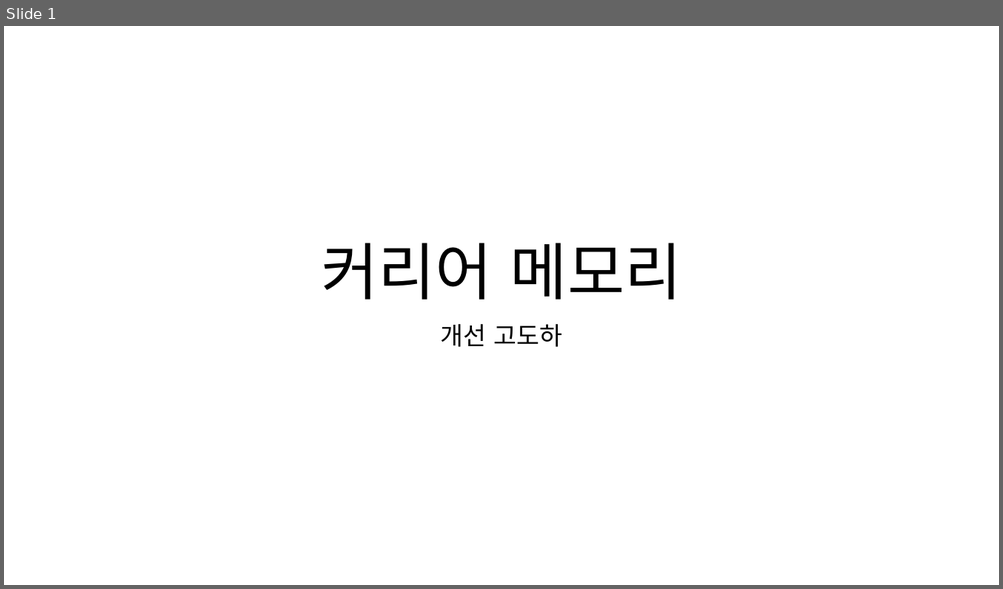
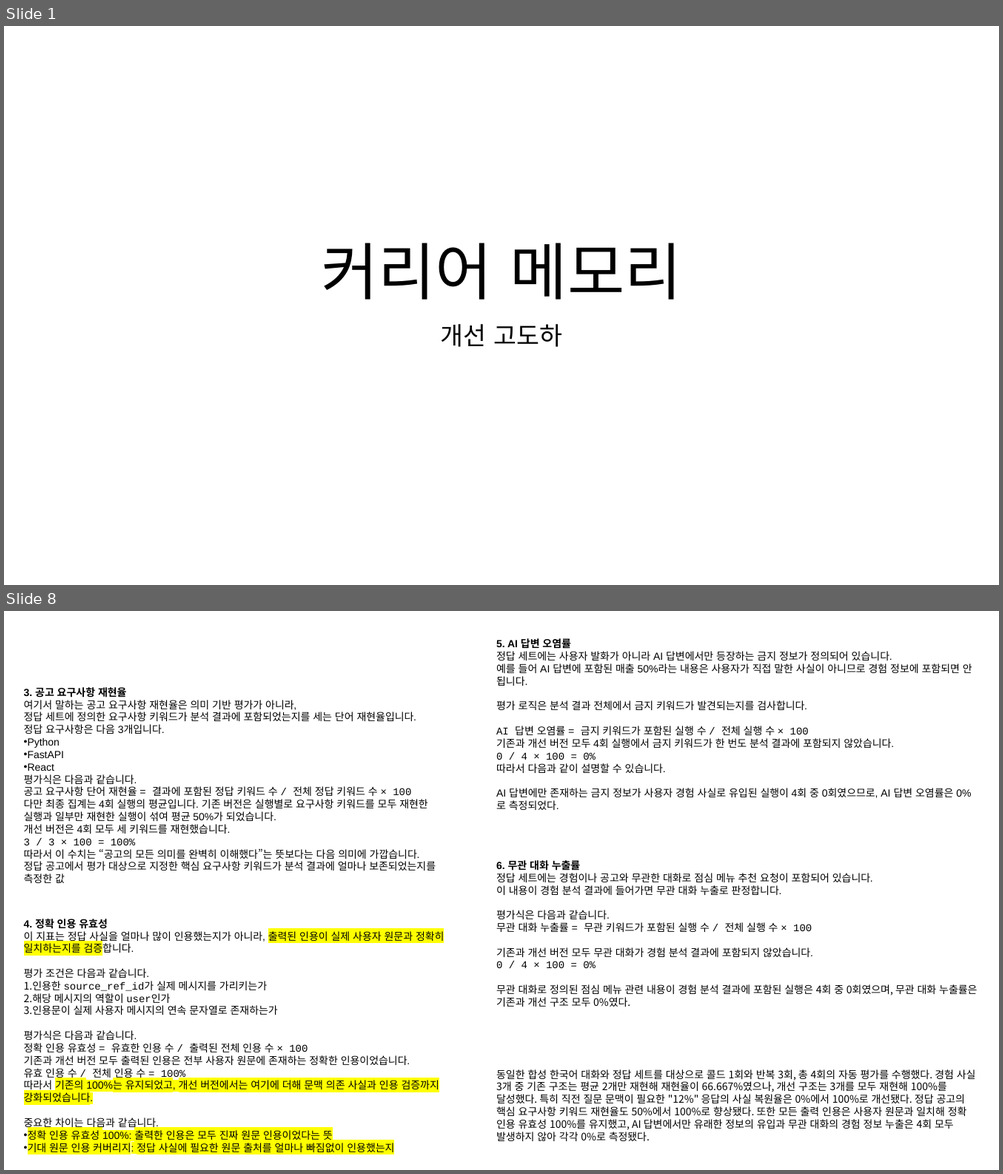
Before and after one commit to hamhj7694/CareerMemory_langchain_rag, a slide deck: 포트폴리오 및 기타 raw 자료/커리어 메모리 개선 및 고도화.pptx. Shown one above the other, each under a label of ours: slide 1 before the commit, slides 1 and 8 after it; the slides between them are not shown. The pictures are 1003x589 and 1003x1174 pixels, drawn with LibreOffice and Linux fonts; fonts in the diff are those of the drawing. Boxes give left, top, right and bottom in pixels: in the first picture for what was removed or moved away, otherwise in the second. Text is boxed around its words. In the diff, an @@ line names an element or a change of style, - is before the commit and + after.

Commit message:
feat: 기술·수치 정규화와 원문 근거 기반 매칭 강화
- 기술 별칭, 관련 기술, 미등록 기술을 구분해 원문과 함께 보존
- 정량 지표를 원문에서 추출하고 결정론적으로 검증
- 임베딩은 후보 검색에만 사용하고 명시적 조건으로 최종 판정
- 경험·공고 스키마와 DB에 구조화 필드 추가
- 안전한 백필 도구와 정답 세트 평가 지표 추가
- 회귀 테스트 및 성능 벤치마크 갱신

```diff
--- a/포트폴리오 및 기타 raw 자료/커리어 메모리 개선 및 고도화.pptx
+++ b/포트폴리오 및 기타 raw 자료/커리어 메모리 개선 및 고도화.pptx
@@ slide 8 added at box(4, 611, 999, 1170), background #FFFFFF @@
@@ text added at box(496, 638, 972, 810), 10 pt, text #000000 @@
+5. AI 답변 오염률
+정답 세트에는 사용자 발화가 아니라 AI 답변에서만 등장하는 금지 정보가 정의되어 있습니다.
+예를 들어 AI 답변에 포함된 매출 50%라는 내용은 사용자가 직접 말한 사실이 아니므로 경험 정보에 포함되면 안 됩니다.
+평가 로직은 분석 결과 전체에서 금지 키워드가 발견되는지를 검사합니다.
+AI 답변 오염률 = 금지 키워드가 포함된 실행 수 / 전체 실행 수 × 100
+기존과 개선 버전 모두 4회 실행에서 금지 키워드가 한 번도 분석 결과에 포함되지 않았습니다.
+0 / 4 × 100 = 0%
+따라서 다음과 같이 설명할 수 있습니다.
+AI 답변에만 존재하는 금지 정보가 사용자 경험 사실로 유입된 실행이 4회 중 0회였으므로, AI 답변 오염률은 0%로 측정되었다.
@@ text added at box(24, 687, 435, 883), 10 pt, text #000000 @@
+3. 공고 요구사항 재현율
+여기서 말하는 공고 요구사항 재현율은 의미 기반 평가가 아니라,
+정답 세트에 정의한 요구사항 키워드가 분석 결과에 포함되었는지를 세는 단어 재현율입니다.
+정답 요구사항은 다음 3개입니다.
+• Python
+• FastAPI
+• React
+평가식은 다음과 같습니다.
+공고 요구사항 단어 재현율 = 결과에 포함된 정답 키워드 수 / 전체 정답 키워드 수 × 100
+다만 최종 집계는 4회 실행의 평균입니다. 기존 버전은 실행별로 요구사항 키워드를 모두 재현한 실행과 일부만 재현한 실행이 섞여 평균 50%가 되었습니다.
+개선 버전은 4회 모두 세 키워드를 재현했습니다.
+3 / 3 × 100 = 100%
+따라서 이 수치는 “공고의 모든 의미를 완벽히 이해했다”는 뜻보다는 다음 의미에 가깝습니다.
+정답 공고에서 평가 대상으로 지정한 핵심 요구사항 키워드가 분석 결과에 얼마나 보존되었는지를 측정한 값
@@ text added at box(496, 860, 976, 1007), 10 pt, text #000000 @@
+6. 무관 대화 누출률
+정답 세트에는 경험이나 공고와 무관한 대화로 점심 메뉴 추천 요청이 포함되어 있습니다.
+이 내용이 경험 분석 결과에 들어가면 무관 대화 누출로 판정합니다.
+평가식은 다음과 같습니다.
+무관 대화 누출률 = 무관 키워드가 포함된 실행 수 / 전체 실행 수 × 100
+기존과 개선 버전 모두 무관 대화가 경험 분석 결과에 포함되지 않았습니다.
+0 / 4 × 100 = 0%
+무관 대화로 정의된 점심 메뉴 관련 내용이 경험 분석 결과에 포함된 실행은 4회 중 0회였으며, 무관 대화 누출률은 기존과 개선 구조 모두 0%였다.
@@ text added at box(24, 919, 444, 1155), 10 pt, text #000000 @@
+4. 정확 인용 유효성
+이 지표는 정답 사실을 얼마나 많이 인용했는지가 아니라, 출력된 인용이 실제 사용자 원문과 정확히 일치하는지를 검증합니다.
+평가 조건은 다음과 같습니다.
+1. 인용한 source_ref_id가 실제 메시지를 가리키는가
+2. 해당 메시지의 역할이 user인가
+3. 인용문이 실제 사용자 메시지의 연속 문자열로 존재하는가
+평가식은 다음과 같습니다.
+정확 인용 유효성 = 유효한 인용 수 / 출력된 전체 인용 수 × 100
+기존과 개선 버전 모두 출력된 인용은 전부 사용자 원문에 존재하는 정확한 인용이었습니다.
+유효 인용 수 / 전체 인용 수 = 100%
+따라서 기존의 100%는 유지되었고, 개선 버전에서는 여기에 더해 문맥 의존 사실과 인용 검증까지 강화되었습니다.
+중요한 차이는 다음과 같습니다.
+• 정확 인용 유효성 100%: 출력한 인용은 모두 진짜 원문 인용이었다는 뜻
+• 기대 원문 인용 커버리지: 정답 사실에 필요한 원문 출처를 얼마나 빠짐없이 인용했는지
@@ text added at box(496, 1070, 976, 1142), 10 pt, text #000000 @@
+동일한 합성 한국어 대화와 정답 세트를 대상으로 콜드 1회와 반복 3회, 총 4회의 자동 평가를 수행했다. 경험 사실 3개 중 기존 구조는 평균 2개만 재현해 재현율이 66.667%였으나, 개선 구조는 3개를 모두 재현해 100%를 달성했다. 특히 직전 질문 문맥이 필요한 "12%" 응답의 사실 복원율은 0%에서 100%로 개선됐다. 정답 공고의 핵심 요구사항 키워드 재현율도 50%에서 100%로 향상됐다. 또한 모든 출력 인용은 사용자 원문과 일치해 정확 인용 유효성 100%를 유지했고, AI 답변에서만 유래한 정보의 유입과 무관 대화의 경험 정보 누출은 4회 모두 발생하지 않아 각각 0%로 측정됐다.
```
Also in this commit, not shown: 1 slide changed, 16 other slides added, 56 other files.
